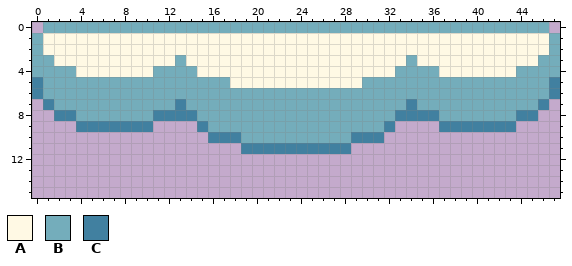
Pixel-art file -- docs/img/cloudlift.ase. Above is the file before it was changed.
48x16 pixels, 1 frame.
Palette (. is transparent): A #fff9e4  B #74adbb  C #4180a0
Pixels before, first column x 0:
 0 .BBBBBBBBBBBBBBBBBBBBBBBBBBBBBBBBBBBBBBBBBBBBBB.
 1 BAAAAAAAAAAAAAAAAAAAAAAAAAAAAAAAAAAAAAAAAAAAAAAB
 2 BAAAAAAAAAAAAAAAAAAAAAAAAAAAAAAAAAAAAAAAAAAAAAAB
 3 BBAAAAAAAAAAABAAAAAAAAAAAAAAAAAAAABAAAAAAAAAAABB
 4 BBBBAAAAAAABBBBAAAAAAAAAAAAAAAAAABBBBAAAAAAABBBB
 5 CBBBBBBBBBBBBBBBBBAAAAAAAAAAAABBBBBBBBBBBBBBBBBC
 6 CBBBBBBBBBBBBBBBBBBBBBBBBBBBBBBBBBBBBBBBBBBBBBBC
 7 .CBBBBBBBBBBBCBBBBBBBBBBBBBBBBBBBBCBBBBBBBBBBBC.
 8 ..CCBBBBBBBCCCCBBBBBBBBBBBBBBBBBBCCCCBBBBBBBCC..
 9 ....CCCCCCC....CBBBBBBBBBBBBBBBBC....CCCCCCC....
10 ................CCCBBBBBBBBBBCCC................
11 ...................CCCCCCCCCC...................
After the commit:
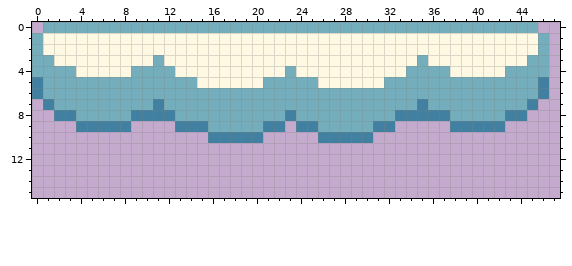
From old to new:
y 0: x 46 B -> .
y 1..2: x 46..47 AB -> B.
y 3: x 11 A -> B; x 13 B -> A; x 34..35 BA -> AB; x 45 A -> B; x 47 B -> .
y 4: x 9..10 AA -> BB; x 13..14 BB -> AA; x 23 A -> B; x 33 B -> A; x 37 A -> B; x 43 A -> B; x 47 B -> .
y 5: x 15..17 BBB -> AAA; x 21..25 AAAAA -> BBBBB; x 30..31 BB -> AA; x 46..47 BC -> C.
y 6: x 46..47 BC -> C.
y 7: x 11 B -> C; x 13 C -> B; x 34..35 CB -> BC; x 45..46 BC -> C.
y 8: x 9..10 BB -> CC; x 13..14 CC -> BB; x 23 B -> C; x 37 B -> C; x 43 B -> C; x 45 C -> .
y 9: x 9..10 CC -> ..; x 13..14 .. -> CC; x 21..25 BBBBB -> CC.CC; x 31 B -> C; x 37 C -> .; x 43 C -> .
y 10: x 19..28 BBBBBBBBBB -> CC.....CCC; x 31 C -> .
y 11: x 19..28 CCCCCCCCCC -> ..........
Changed places in both pictures, as pixel boxes (x1, y1, x2, y2):
changed: (505, 22, 560, 132)
changed: (131, 55, 230, 132)
changed: (241, 55, 450, 154)
